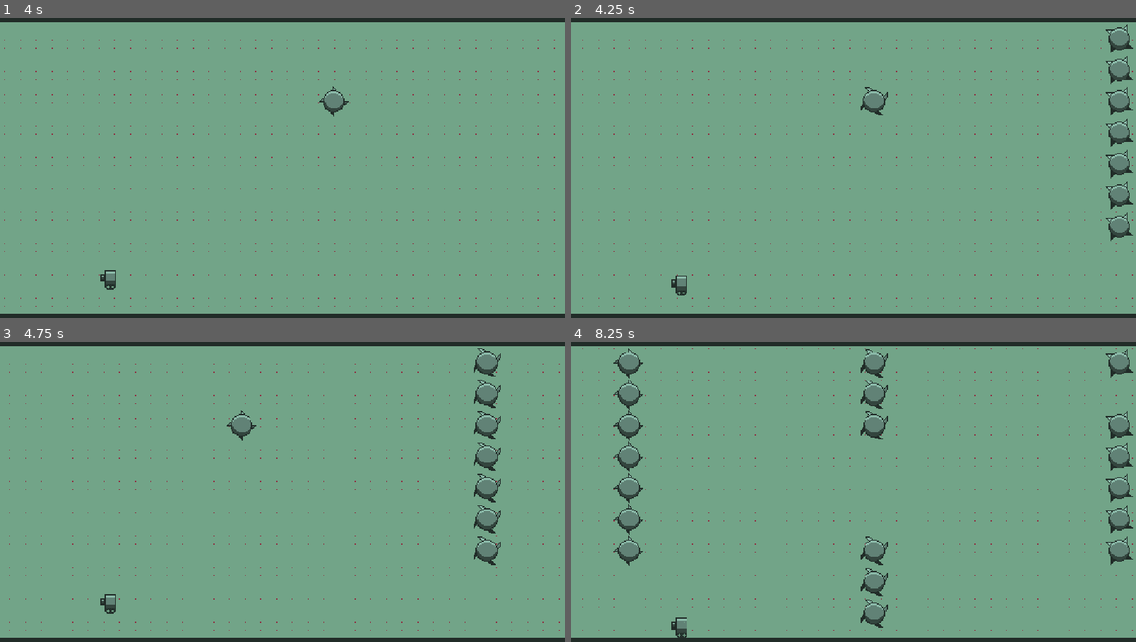
Above: before the commit, frames 1-4 (two rows, left to right).
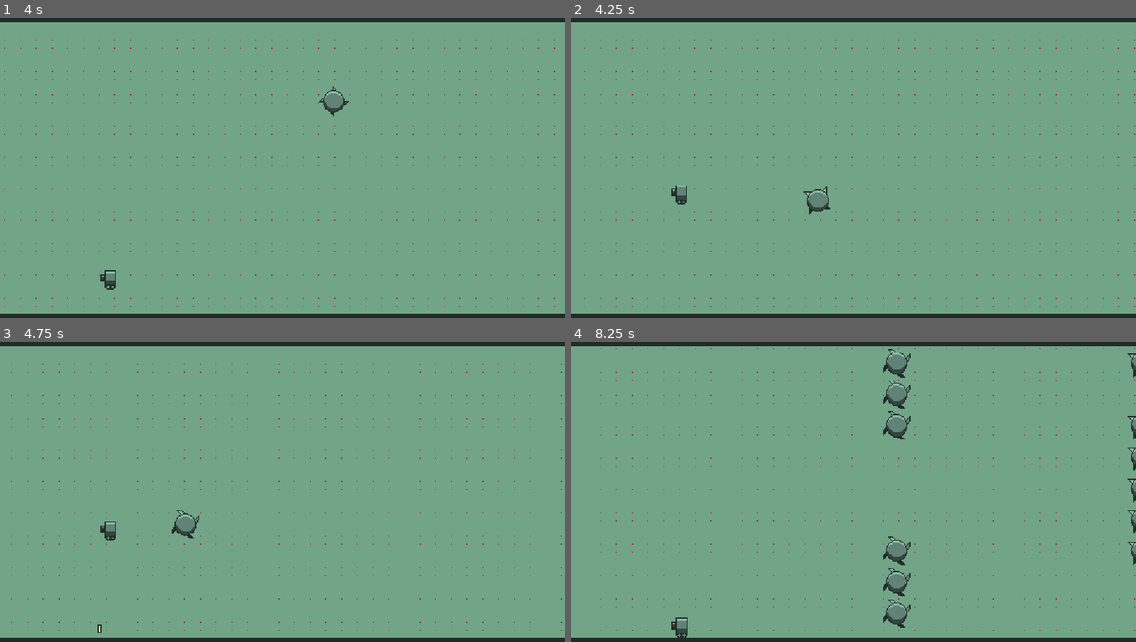
Above: after the commit, the same moments.

Repository: EmilBabazade/jetpack-sad-ride
Game: Godot game, scene res://scenes/main/main.tscn
Same seed, same stepped clock (60 frames per second), same inputs: the game is played once before the commit and once after it.
Inputs:
- Up to frame 1 (4 s): tap Space (jump) at 0.77, 1.52, 3.02, 3.77 s
- Up to frame 2 (4.25 s): tap R (restart, bound only after the commit) at 4.15 s
- Up to frame 3 (4.75 s): tap Space (jump) at 4.52 s
- Up to frame 4 (8.25 s): tap Space (jump) at 6.02, 6.77, 7.52 s

Frame 1 is identical in both runs. In frame 2, 3.4% of the frame differs, in the area x 2-100%, y 2-97%; in frame 3, 3.4%; in frame 4, 7.5%, in the area x 2-100%, y 2-98%.

Commit message:
player death

Diff:
--- /dev/null
+++ b/managers/health_manager.gd
@@ -0,0 +1,3 @@
+extends Node
+
+signal death
--- a/project.godot
+++ b/project.godot
@@ -18,6 +18,7 @@
 [autoload]
 
 MoverSpeedManager="*uid://b8uwfgpng4o6c"
+HealthManager="*uid://dkjmqicglt3nu"
 
 [debug]
 
@@ -44,6 +45,11 @@
 , Object(InputEventKey,"resource_local_to_scene":false,"resource_name":"","device":-1,"window_id":0,"alt_pressed":false …(186 unchanged characters)…
 ]
 }
+restart={
+"deadzone": 0.2,
+"events": [Object(InputEventKey,"resource_local_to_scene":false,"resource_name":"","device":-1,"window_id":0,"alt_pressed":false,"shift_pressed":false,"ctrl_pressed":false,"meta_pressed":false,"pressed":false,"keycode":0,"physical_keycode":82,"key_label":0,"unicode":114,"location":0,"echo":false,"script":null)
+]
+}
 
 [layer_names]
 
--- a/scenes/main/main.gd
+++ b/scenes/main/main.gd
@@ -1 +1,13 @@
 extends Node2D
+
+@onready var player: Player = $Player
+
+func _ready() -> void:
+	HealthManager.death.connect(on_death)
+
+func _process(delta: float) -> void:
+	if Input.is_action_just_pressed("restart"):
+		get_tree().reload_current_scene()
+
+func on_death() -> void:
+	player.queue_free.call_deferred()
--- a/scenes/saw/saw.gd
+++ b/scenes/saw/saw.gd
@@ -1,2 +1,6 @@
 extends Area2D
 class_name Saw
+
+
+func _on_body_entered(_body: Node2D) -> void:
+	HealthManager.death.emit()
--- a/scenes/saw/saw.tscn
+++ b/scenes/saw/saw.tscn
@@ -24,7 +24,10 @@
 }]
 
 [sub_resource type="CircleShape2D" id="CircleShape2D_ysd34"]
-radius = 28.071337
+radius = 24.020824
+
+[sub_resource type="OccluderPolygon2D" id="OccluderPolygon2D_sk0ah"]
+polygon = PackedVector2Array(-20, -5, -15, -15, -2, -23, 15, -15, 20, -5, 20, 8, 15, 16, 4, 24, -8, 23, -18, 14, -22, 5)
 
 [node name="Saw" type="Area2D" unique_id=1469906033]
 collision_layer = 2
@@ -41,3 +44,8 @@
 
 [node name="Mover" parent="." unique_id=1221921096 node_paths=PackedStringArray("to_move") instance=ExtResource("4_l8ip7")]
 to_move = NodePath("..")
+
+[node name="LightOccluder2D" type="LightOccluder2D" parent="." unique_id=683451979]
+occluder = SubResource("OccluderPolygon2D_sk0ah")
+
+[connection signal="body_entered" from="." to="." method="_on_body_entered"]
Not shown, added: managers/health_manager.gd.uid
